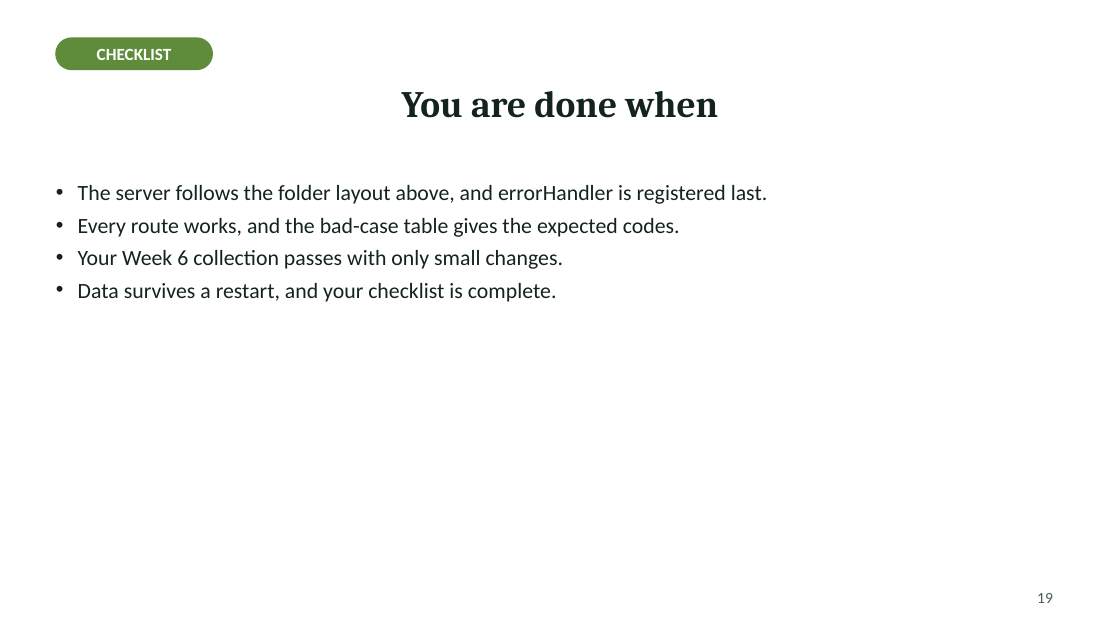
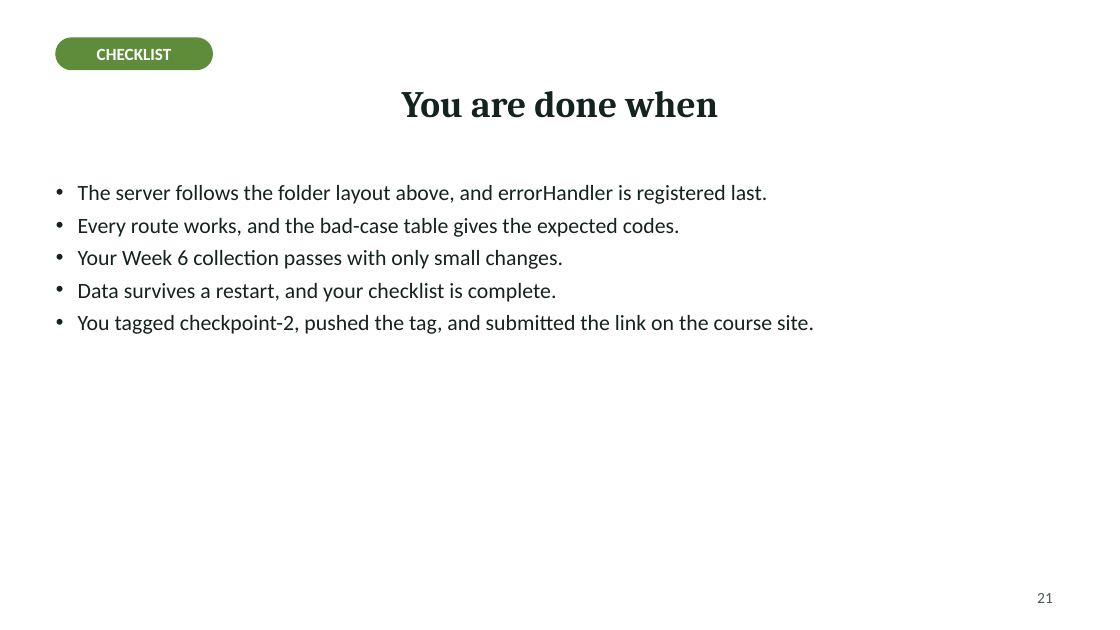
Before and after one commit to Haydzz9/sae104-site, a slide deck: slide 21 of downloads/laboratory/Week_08_Laboratory_Persistent_API_review_and_debugging_clinic.pptx (slide 19 before the commit). Drawn at 1120x630 pixels with LibreOffice and Linux fonts; fonts in the diff are those of the drawing. Boxes give left, top, right and bottom in pixels: in the first picture for what was removed or moved away, otherwise in the second. Text is boxed around its words. In the diff, an @@ line names an element or a change of style, - is before the commit and + after.

```diff
--- a/downloads/laboratory/Week_08_Laboratory_Persistent_API_review_and_debugging_clinic.pptx
+++ b/downloads/laboratory/Week_08_Laboratory_Persistent_API_review_and_debugging_clinic.pptx
@@ text at (78,315,814,334): paragraph added @@
+• You tagged checkpoint-2, pushed the tag, and submitted the link on the course site.
@@ page number at (1037,593,1053,603): text changed @@
-19
+21
```
Also in this commit, not shown: 1 other slide changed, 2 slides added, 28 other files.
